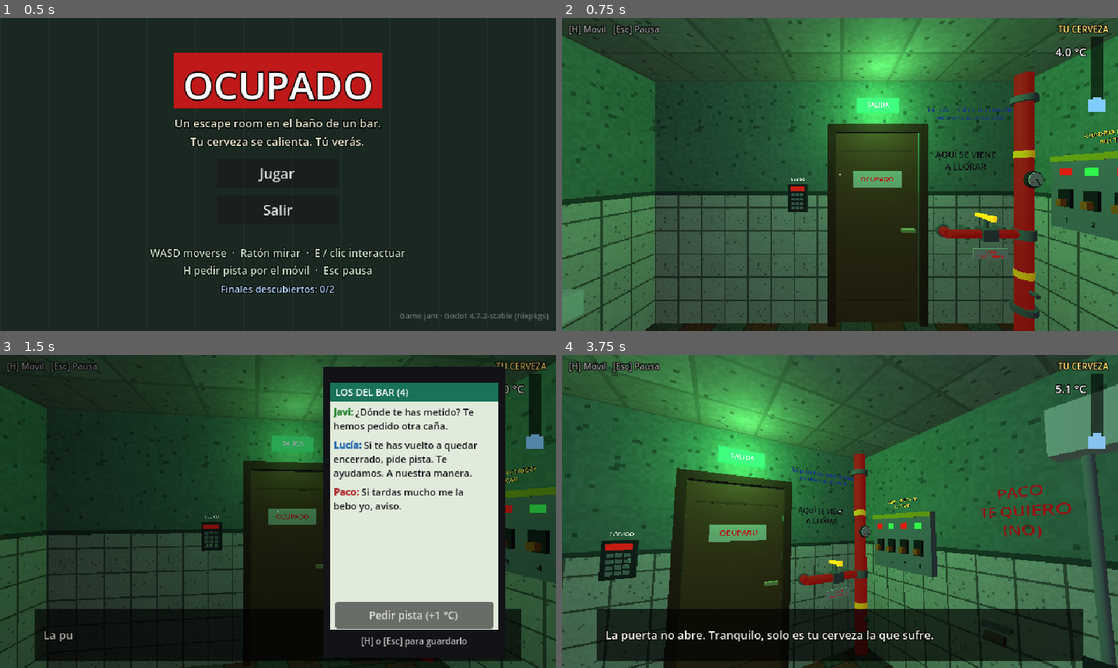
Above: before the commit, frames 1-4 (two rows, left to right).
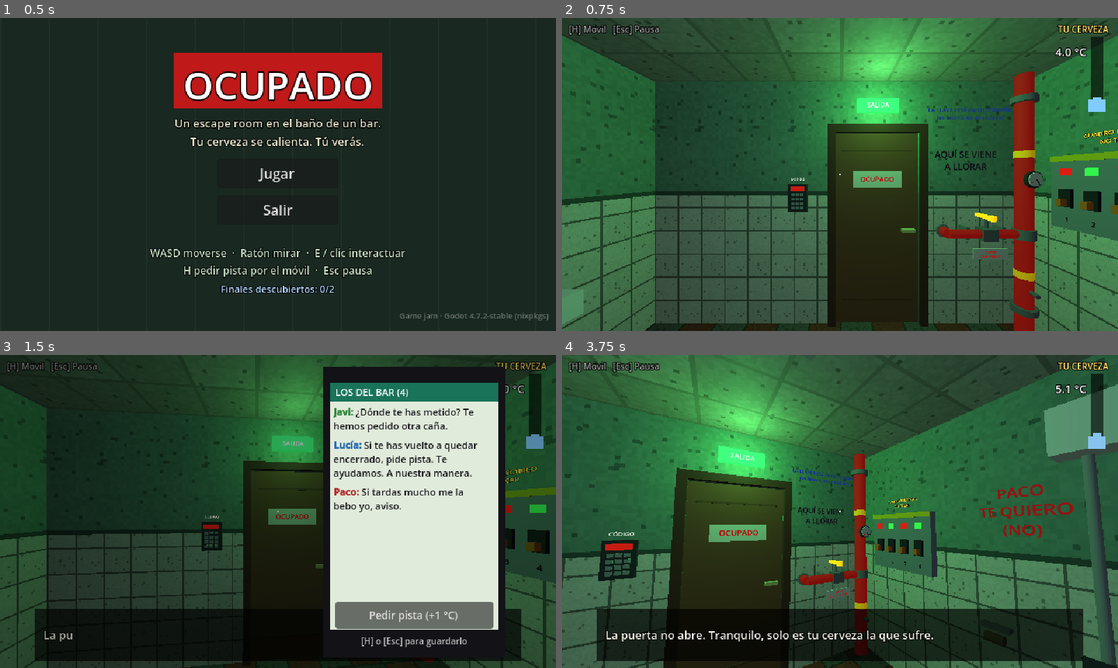
Above: after the commit, the same moments.

Repository: weleloable/ocupado
Game: Godot game, scene res://scenes/main.tscn
Same seed, same stepped clock (60 frames per second), same inputs: the game is played once before the commit and once after it.
Inputs (mouse positions are in pixels of both pictures, inside the frame that each line leads up to):
- Up to frame 1 (0.5 s): no input
- Up to frame 2 (0.75 s): click "Jugar" at 0.5 s
- Up to frame 3 (1.5 s): tap Enter at 1.25 s; move the mouse to (305, 511) at 1.27 s; hold W (move_forward) from 1.28 s (still down); hold H (hint) from 1.28 s (still down); click (305, 511) at 1.42 s
- Up to frame 4 (3.75 s): release W (move_forward) at 2 s; release H (hint) at 2 s; click "Pedir pista (+1 °C)" at 2 s; move the mouse to (728, 527) at 2.77 s; hold S (move_back) 2.78-3.53 s; tap H (hint) at 2.85 s; tap Space at 3.5 s; move the mouse to (851, 505) at 3.52 s; hold W (move_forward) from 3.53 s (still down); hold E (interact) from 3.53 s (still down)

Frame 1 is identical in both runs. In frame 2, 0.3% of the frame differs, in the area x 41-100%, y 26-77%; in frame 3, 0.1%; in frame 4, 0.5%, in the area x 8-92%, y 31-78%.

Commit message:
Textos 3D legibles de lado: filtro suave, negrita, doble resolucion y pistas mas grandes
Co-Authored-By: Claude Sonnet 5.5 <noreply@anthropic.com>

Diff:
--- a/project.godot
+++ b/project.godot
@@ -32,5 +32,6 @@
 [rendering]
 
 textures/canvas_textures/default_texture_filter=0
+textures/default_filters/anisotropic_filtering_level=4
 renderer/rendering_method="gl_compatibility"
 renderer/rendering_method.mobile="gl_compatibility"
--- a/scripts/core/build.gd
+++ b/scripts/core/build.gd
@@ -115,17 +115,29 @@
 	return body
 
 
+static var _label_font: FontVariation
+
+
+## Slightly bold version of the default font: stays readable when the wall text is seen from the side.
+static func label_font() -> Font:
+	if _label_font == null:
+		_label_font = FontVariation.new()
+		_label_font.base_font = ThemeDB.fallback_font
+		_label_font.variation_embolden = 0.35
+	return _label_font
+
+
 ## Label scaled so the whole text fits inside `max_size` (meters), centered on `pos`.
 static func label_fit(parent: Node, text: String, pos: Vector3, rot_y: float, max_size: Vector2,
-		color: Color, outline: int = 0, font_size: int = 48) -> Label3D:
-	var font := ThemeDB.fallback_font
+		color: Color, outline: int = 0, font_size: int = 96) -> Label3D:
+	var font := label_font()
 	var lines := text.split("\n")
 	var widest := 1.0
 	for line in lines:
 		widest = maxf(widest, font.get_string_size(line, HORIZONTAL_ALIGNMENT_LEFT, -1, font_size).x)
 	var height := font.get_height(font_size) * lines.size()
 	var pixel := minf(max_size.x / widest, max_size.y / height)
-	return label(parent, text, pos, rot_y, font_size, color, pixel, outline)
+	return label(parent, text, pos, rot_y, font_size, color, pixel, int(outline * font_size / 48.0))
 
 
 static func label(parent: Node, text: String, pos: Vector3, rot_y: float, font_size: int,
@@ -141,7 +153,9 @@
 	l.outline_modulate = Color(0, 0, 0, color.a)
 	l.shaded = false
 	l.double_sided = false
-	l.texture_filter = BaseMaterial3D.TEXTURE_FILTER_NEAREST
-	l.alpha_cut = Label3D.ALPHA_CUT_DISCARD
+	l.font = label_font()
+	# Smooth filtering (not nearest) keeps letters readable at grazing angles on low-res 3D.
+	l.texture_filter = BaseMaterial3D.TEXTURE_FILTER_LINEAR_WITH_MIPMAPS_ANISOTROPIC
+	l.alpha_cut = Label3D.ALPHA_CUT_DISABLED
 	parent.add_child(l)
 	return l
--- a/scripts/core/room.gd
+++ b/scripts/core/room.gd
@@ -312,12 +312,12 @@
 	var cyan := Color(0.3, 0.95, 1.0)
 	# The ritual is a chain: the first line is visible with the black light, and every correct step
 	# reveals the next one next to the object that was just used (see _on_ritual_progressed).
-	_graffiti("north", -1.28, 1.86, "EL RITUAL DEL PARROQUIANO\n1. EL VIENTO QUE SECA", Vector2(1.15, 0.3), neon, true)
+	_graffiti("north", -1.28, 1.86, "EL RITUAL DEL\nPARROQUIANO\n1. EL VIENTO\nQUE SECA", Vector2(1.0, 0.7), neon, true)
 	ritual_clues = [
-		_graffiti("south", -0.9, 2.25, "2. LA VETERANA DE 2009", Vector2(0.85, 0.16), neon, false, true),
-		_graffiti("west", 1.1, 1.75, "3. EL RÍO QUE ARRASTRA", Vector2(0.8, 0.16), neon, false, true),
-		_graffiti("east", 1.05, 1.75, "4. LO FRÍO QUE MOJA", Vector2(0.75, 0.16), neon, false, true),
-		_graffiti("west", -0.2, 2.25, "5. OTRA VEZ EL VIENTO", Vector2(0.85, 0.16), neon, false, true),
+		_graffiti("south", -0.9, 2.2, "2. LA VETERANA\nDE 2009", Vector2(0.9, 0.34), neon, false, true),
+		_graffiti("west", 1.0, 1.75, "3. EL RÍO\nQUE ARRASTRA", Vector2(0.9, 0.34), neon, false, true),
+		_graffiti("east", 1.05, 1.75, "4. LO FRÍO\nQUE MOJA", Vector2(0.8, 0.34), neon, false, true),
+		_graffiti("west", -0.2, 2.25, "5. OTRA VEZ\nEL VIENTO", Vector2(0.9, 0.34), neon, false, true),
 	]
 	_graffiti("west", 0.95, 2.2, "SIN VAPOR NO HAY\nAGUA CALIENTE", Vector2(1.0, 0.3), pink, true)
 	_graffiti("south", 0.9, 1.88, "EL PAPEL NO SE GANA,\nSE MERECE", Vector2(0.8, 0.2), pink, true)
--- a/scripts/debug/screenshots.gd
+++ b/scripts/debug/screenshots.gd
@@ -67,6 +67,10 @@
 		var path := out_dir.path_join("%s.png" % pose[3])
 		img.save_png(path)
 		print("saved ", path)
+	if "--oblique" in OS.get_cmdline_user_args():
+		await _oblique_test()
+		get_tree().quit()
+		return
 	if "--flood" in OS.get_cmdline_user_args():
 		await _flood_shots()
 	if "--ui" in OS.get_cmdline_user_args():
@@ -121,3 +125,39 @@
 	await _snap("f_flooding")
 	room.flood.progress = Flood.TIME_TO_FLOOD * 0.97
 	await _snap("f_almost")
+
+
+## Text legibility test at oblique angles: `--oblique` renders each pose with every text mode.
+const OBLIQUE := [
+	[Vector3(1.5, 0.05, -0.9), 77.8, 4.0, "o_poem_77"],
+	[Vector3(0.6, 0.05, 0.4), 44.7, 4.0, "o_poem_45"],
+	[Vector3(1.2, 0.05, -0.6), 135.0, 4.0, "o_south_45"],
+]
+
+
+func _oblique_test() -> void:
+	var originals := {}
+	for l: Label3D in game.find_children("*", "Label3D", true, false):
+		originals[l] = [l.texture_filter, l.alpha_cut, l.font_size, l.pixel_size, l.outline_size]
+	for mode in 4:
+		for l: Label3D in originals:
+			var o: Array = originals[l]
+			l.texture_filter = o[0]
+			l.alpha_cut = o[1]
+			l.font_size = o[2]
+			l.pixel_size = o[3]
+			l.outline_size = o[4]
+			if mode >= 1:
+				l.texture_filter = BaseMaterial3D.TEXTURE_FILTER_LINEAR_WITH_MIPMAPS_ANISOTROPIC
+			if mode >= 2:
+				l.alpha_cut = Label3D.ALPHA_CUT_DISABLED
+			if mode >= 3:
+				l.font_size = o[2] * 2
+				l.pixel_size = o[3] * 0.5
+				l.outline_size = o[4] * 2
+		for pose: Array in OBLIQUE:
+			GameState.controls_locked = true
+			game.player.global_position = pose[0]
+			game.player.rotation.y = deg_to_rad(pose[1])
+			game.player.camera.rotation.x = deg_to_rad(pose[2])
+			await _snap("%s_m%d" % [pose[3], mode])
--- /dev/null
+++ b/tools/compare_crops.gd
@@ -0,0 +1,21 @@
+extends SceneTree
+## Debug: stacks the same crop of several screenshots, magnified, into one image.
+## godot --headless --script res://tools/compare_crops.gd -- out.png x y w h scale in1.png in2.png ...
+
+func _init() -> void:
+	var a := OS.get_cmdline_user_args()
+	var out := a[0]
+	var r := Rect2i(int(a[1]), int(a[2]), int(a[3]), int(a[4]))
+	var k := int(a[5])
+	var crops: Array[Image] = []
+	for i in range(6, a.size()):
+		var img := Image.load_from_file(a[i])
+		var c := img.get_region(r)
+		c.resize(r.size.x * k, r.size.y * k, Image.INTERPOLATE_NEAREST)
+		crops.append(c)
+	var sheet := Image.create_empty(crops[0].get_width(), crops[0].get_height() * crops.size() + 4 * (crops.size() - 1), false, Image.FORMAT_RGBA8)
+	sheet.fill(Color.BLACK)
+	for i in crops.size():
+		sheet.blit_rect(crops[i], Rect2i(Vector2i.ZERO, crops[i].get_size()), Vector2i(0, i * (crops[i].get_height() + 4)))
+	sheet.save_png(out)
+	quit()
Not shown, changed: prompt_escape_room_bano.md
